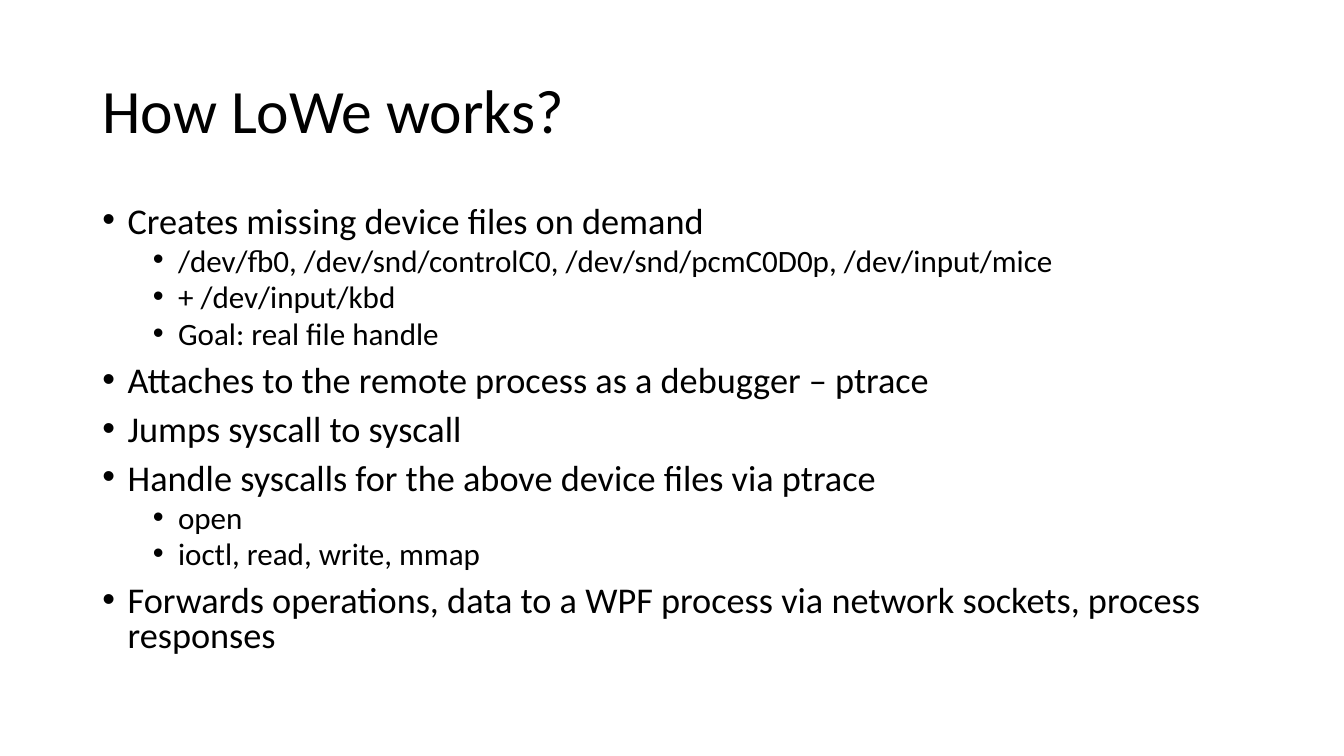
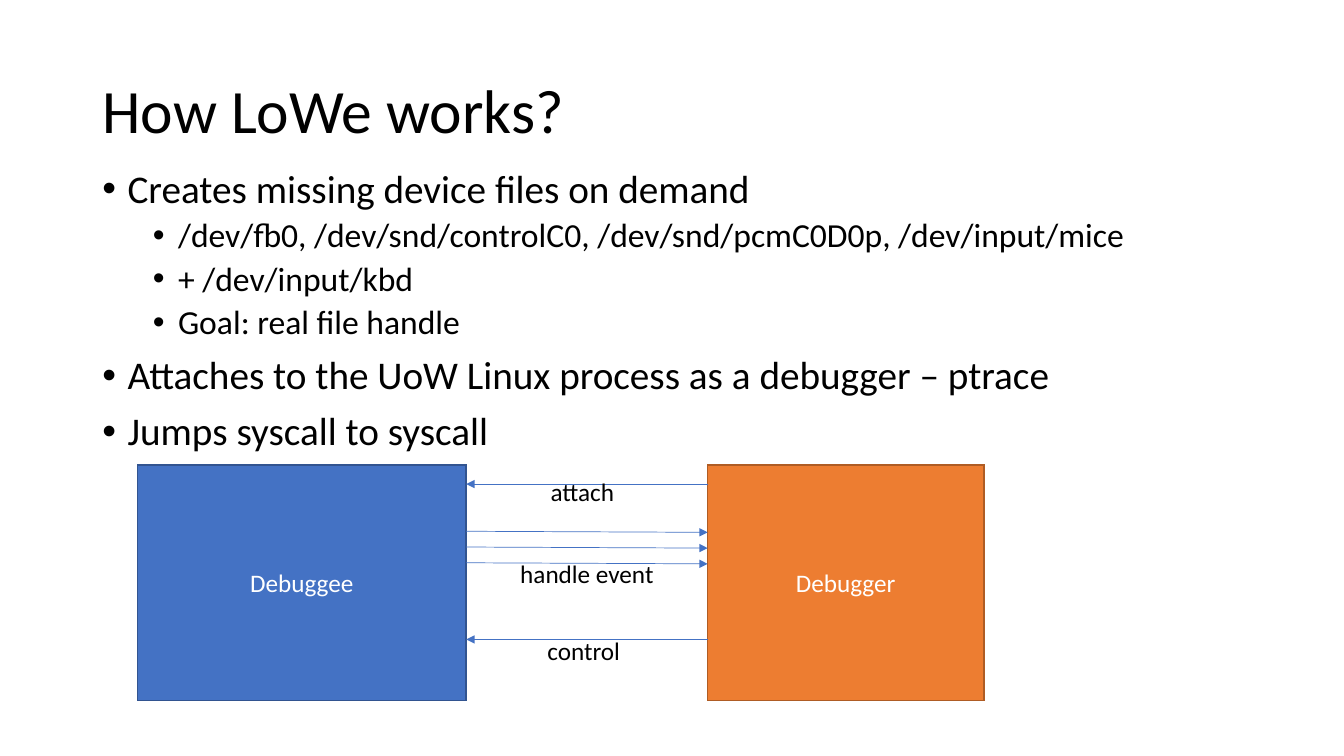
Before and after one commit to kpocza/LoWe, a slide deck: slide 16 of talks/entdev170222/EntDev170222_MSLovesLinux.pptx. Drawn at 1344x756 pixels with LibreOffice and Linux fonts; fonts in the diff are those of the drawing. Boxes give left, top, right and bottom in pixels: in the first picture for what was removed or moved away, otherwise in the second. Text is boxed around its words. In the diff, an @@ line names an element or a change of style, - is before the commit and + after.

```diff
--- a/talks/entdev170222/EntDev170222_MSLovesLinux.pptx
+++ b/talks/entdev170222/EntDev170222_MSLovesLinux.pptx
@@ text "Creates missing device files on ...": place and size @@
-text "Creates missing device files on ..." at box(128, 208, 1200, 654)
+text "Creates missing device files on ..." at box(128, 175, 1124, 452)
@@ text at box(128, 175, 1124, 452): size 25.9 to 28 pt in "Creates missing device files on demand", "Jumps syscall to syscall"; size 22.2 to 24 pt in "/dev/fb0, /dev/snd/controlC0, /dev/snd/pcmC0D0p, /dev/input/ ...", "+ /dev/input/kbd", "Goal: real file handle"; line spacing 0.8 to 0.9 @@
@@ text at box(128, 361, 1049, 396): text changed; size 25.9 to 28 pt @@
-• Attaches to the remote process as a debugger – ptrace
+• Attaches to the UoW Linux process as a debugger – ptrace
@@ text at box(128, 465, 1200, 654): paragraphs removed @@
-• Handle syscalls for the above device files via ptrace
-  • open
-  • ioctl, read, write, mmap
-• Forwards operations, data to a WPF process via network sockets, process responses
@@ rectangle added at box(137, 465, 466, 700), fill #4472C4, outline #325491 1 pt, 18 pt, text #FFFFFF @@
+Debuggee
@@ rectangle added at box(708, 465, 984, 700), fill #ED7D31, outline #AF5C24 1 pt, 18 pt, text #FFFFFF @@
+Debugger
@@ arrow added from (708, 484) to (466, 484), #4472C4 0.5 pt @@
@@ text added at box(551, 483, 614, 502), 18 pt, text #000000 @@
+attach
@@ arrow added from (466, 531) to (708, 532), #4472C4 0.5 pt @@
@@ arrow added from (466, 547) to (708, 548), #4472C4 0.5 pt @@
@@ arrow added from (466, 563) to (708, 564), #4472C4 0.5 pt @@
@@ text added at box(520, 562, 654, 583), 18 pt, text #000000 @@
+handle event
@@ arrow added from (708, 639) to (466, 639), #4472C4 0.5 pt @@
@@ text added at box(547, 639, 620, 660), 18 pt, text #000000 @@
+control
```
Also in this commit, not shown: 7 other slides changed, 1 slide added.
